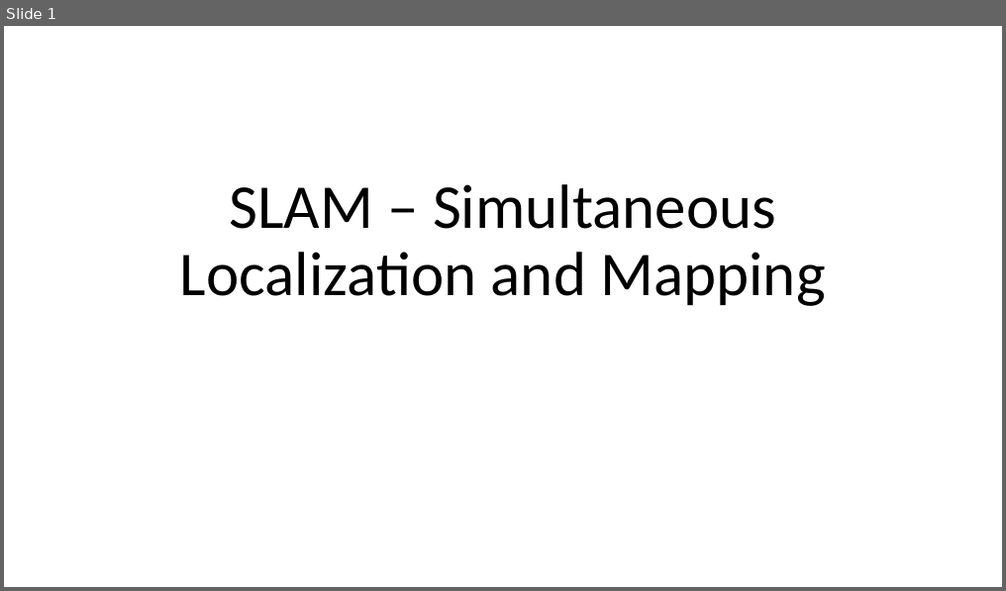
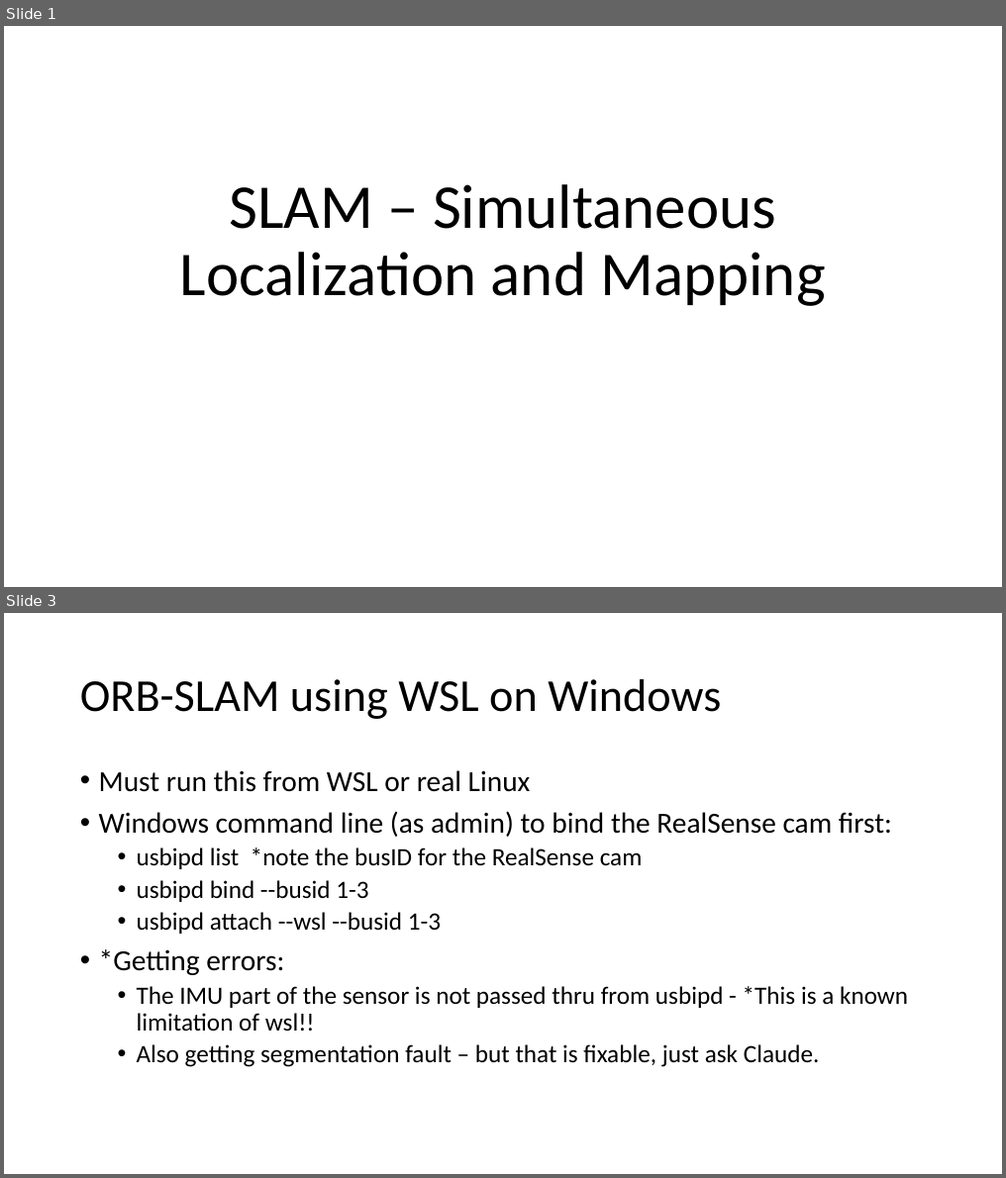
Before and after one commit to gigaprog/p_presentations, a slide deck: embedded/SLAM_robot_mapping/SLAM_robot_mapping.pptx. Shown one above the other, each under a label of ours: slide 1 before the commit, slides 1 and 3 after it; the slides between them are not shown. The pictures are 1006x591 and 1006x1178 pixels, drawn with LibreOffice and Linux fonts; fonts in the diff are those of the drawing. Boxes give left, top, right and bottom in pixels: in the first picture for what was removed or moved away, otherwise in the second. Text is boxed around its words. In the diff, an @@ line names an element or a change of style, - is before the commit and + after.

```diff
--- a/embedded/SLAM_robot_mapping/SLAM_robot_mapping.pptx
+++ b/embedded/SLAM_robot_mapping/SLAM_robot_mapping.pptx
@@ slide 3 added at (4, 613, 1002, 1174), background #FFFFFF @@
@@ title added at (80, 679, 721, 719), 44 pt, text #000000 @@
+ORB-SLAM using WSL on Windows
@@ text added at (99, 770, 908, 1067), 24 pt, text #000000 @@
+• Must run this from WSL or real Linux
+• Windows command line (as admin) to bind the RealSense cam first:
+  • usbipd list *note the busID for the RealSense cam
+  • usbipd bind --busid 1-3
+  • usbipd attach --wsl --busid 1-3
+• *Getting errors:
+  • The IMU part of the sensor is not passed thru from usbipd - *This is a known limitation of wsl!!
+  • Also getting segmentation fault – but that is fixable, just ask Claude.
```
Also in this commit, not shown: 1 slide changed, 2 other slides added.
